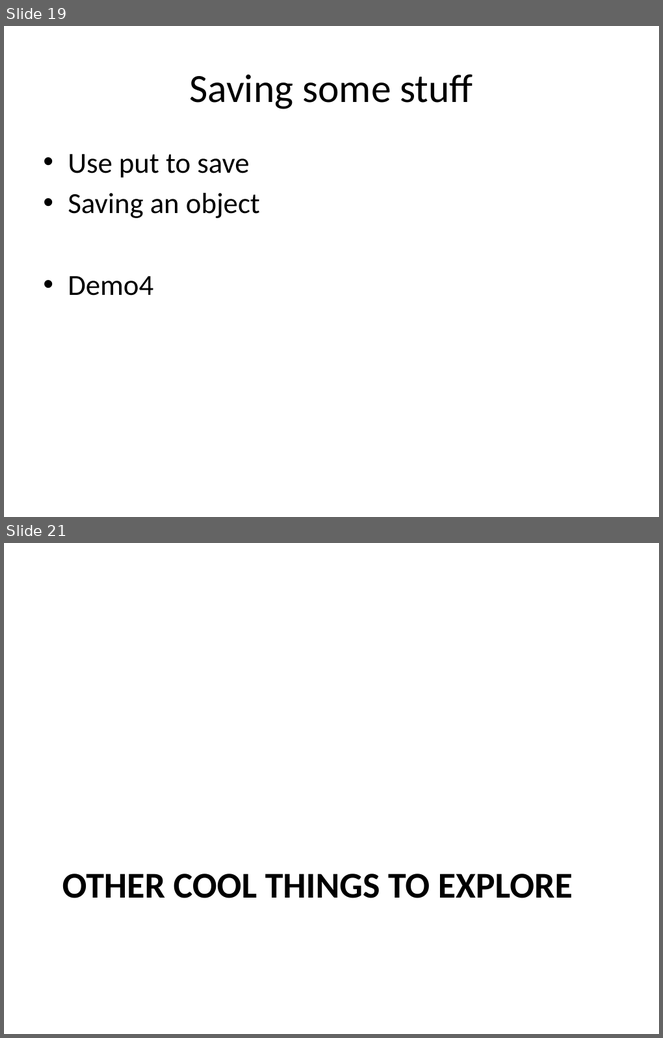
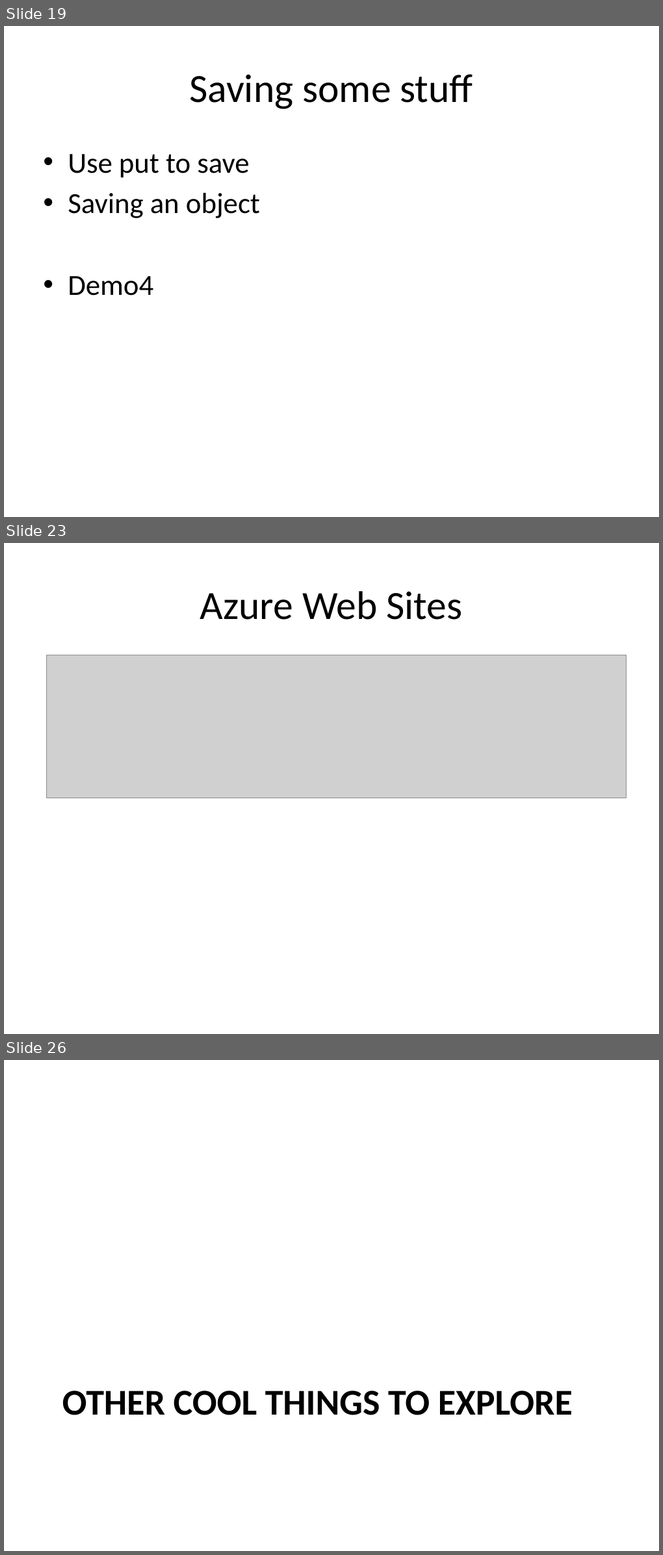
Before and after one commit to chadmichel/IndexedDB_And_Random_Presentation, a slide deck: IndexedDB_And_Random.pptx. Shown one above the other, each under a label of ours: slides 19 and 21 before the commit, slides 19, 23 and 26 after it; the slides between them are not shown. The pictures are 663x1038 and 663x1555 pixels, drawn with LibreOffice and Linux fonts; fonts in the diff are those of the drawing; grey boxes stand for pictures. Boxes give left, top, right and bottom in pixels: in the first picture for what was removed or moved away, otherwise in the second. Text is boxed around its words. In the diff, an @@ line names an element or a change of style, - is before the commit and + after.

```diff
--- a/IndexedDB_And_Random.pptx
+++ b/IndexedDB_And_Random.pptx
@@ slide 23 added at [4, 543, 659, 1034], background #FFFFFF @@
@@ title added at [200, 591, 463, 620], 44 pt, text #000000 @@
+Azure Web Sites
@@ picture added at [47, 655, 627, 798] @@
@@ what was slide 21 is now slide 26 @@
```
Also in this commit, not shown: 1 slide changed, 4 other slides added.
